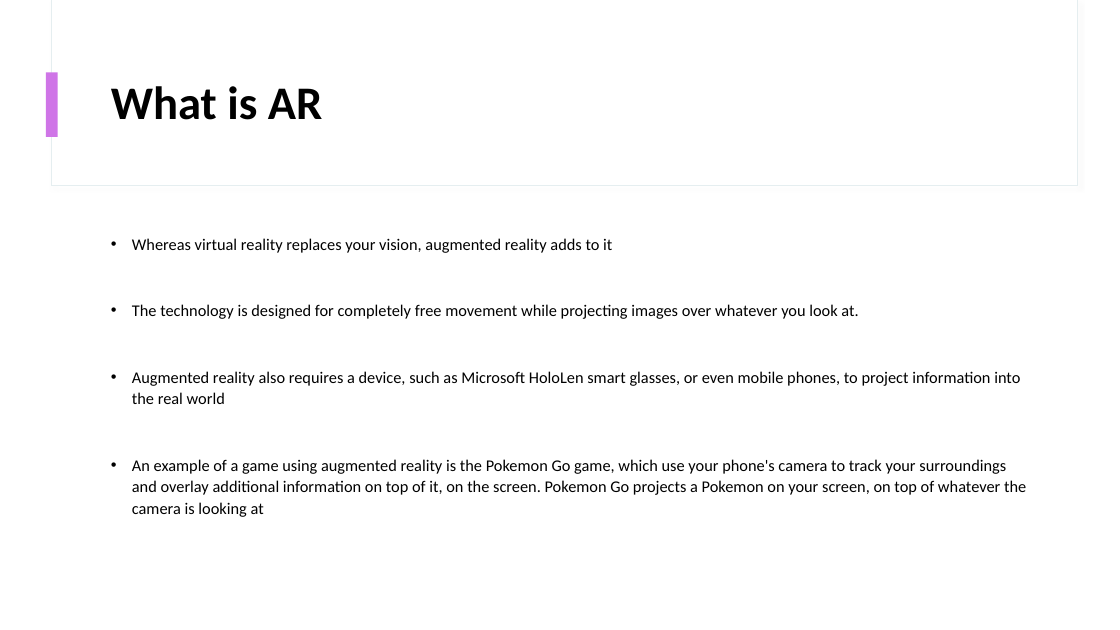
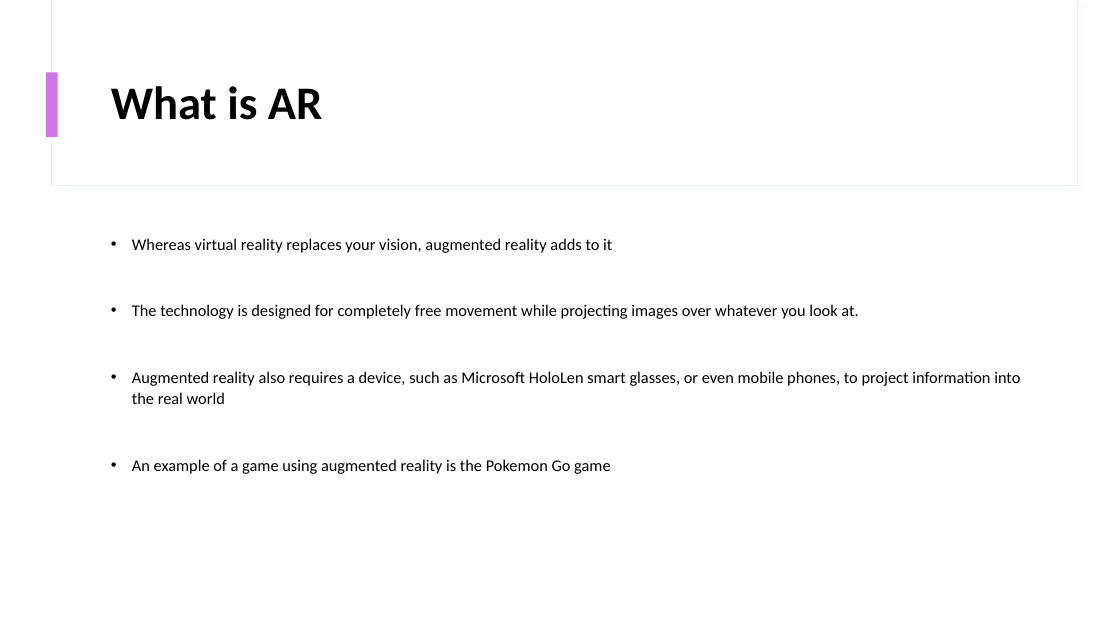
Before and after one commit to elie91/ESGI_Cours, a slide deck: slide 4 of Anglais/Présentation/EnglishPresentation.pptx. Drawn at 1120x630 pixels with LibreOffice and Linux fonts; fonts in the diff are those of the drawing. Boxes give left, top, right and bottom in pixels: in the first picture for what was removed or moved away, otherwise in the second. Text is boxed around its words. In the diff, an @@ line names an element or a change of style, - is before the commit and + after.

```diff
--- a/Anglais/Présentation/EnglishPresentation.pptx
+++ b/Anglais/Présentation/EnglishPresentation.pptx
@@ text at [132,459,610,474]: text changed @@
-• An example of a game using augmented reality is the Pokemon Go game, which use your phone's camera to track your surroundings and overlay additional information on top of it, on the screen. Pokemon Go projects a Pokemon on your screen, on top of whatever the camera is looking at
+• An example of a game using augmented reality is the Pokemon Go game
```
Also in this commit, not shown: 3 other slides changed, 5 other files.
